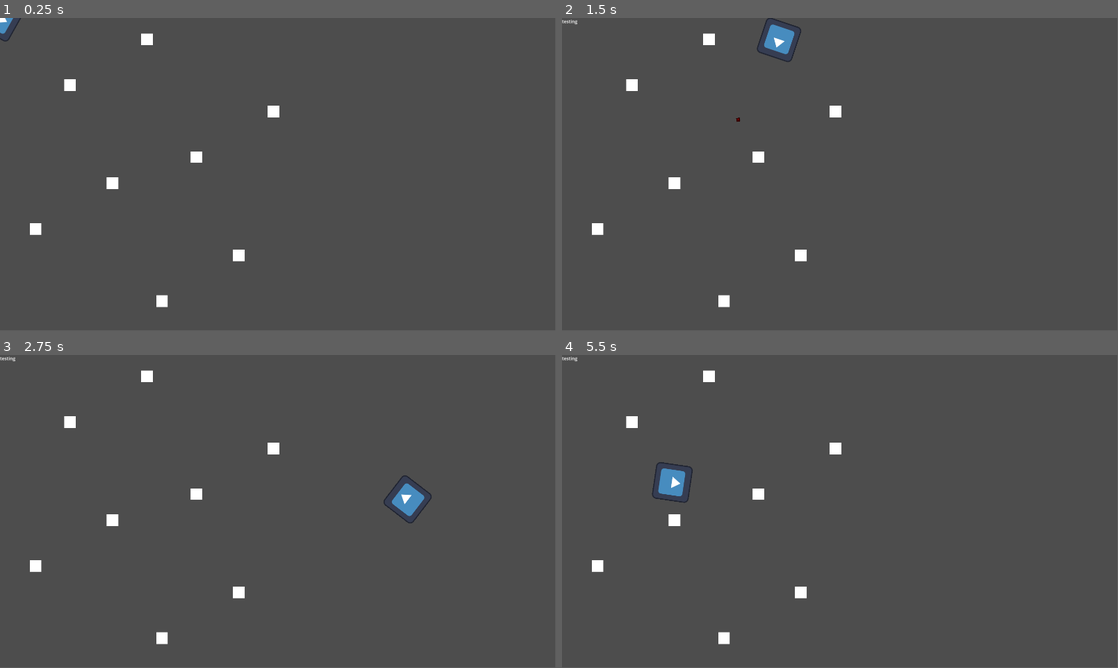
Above: before the commit, frames 1-4 (two rows, left to right).
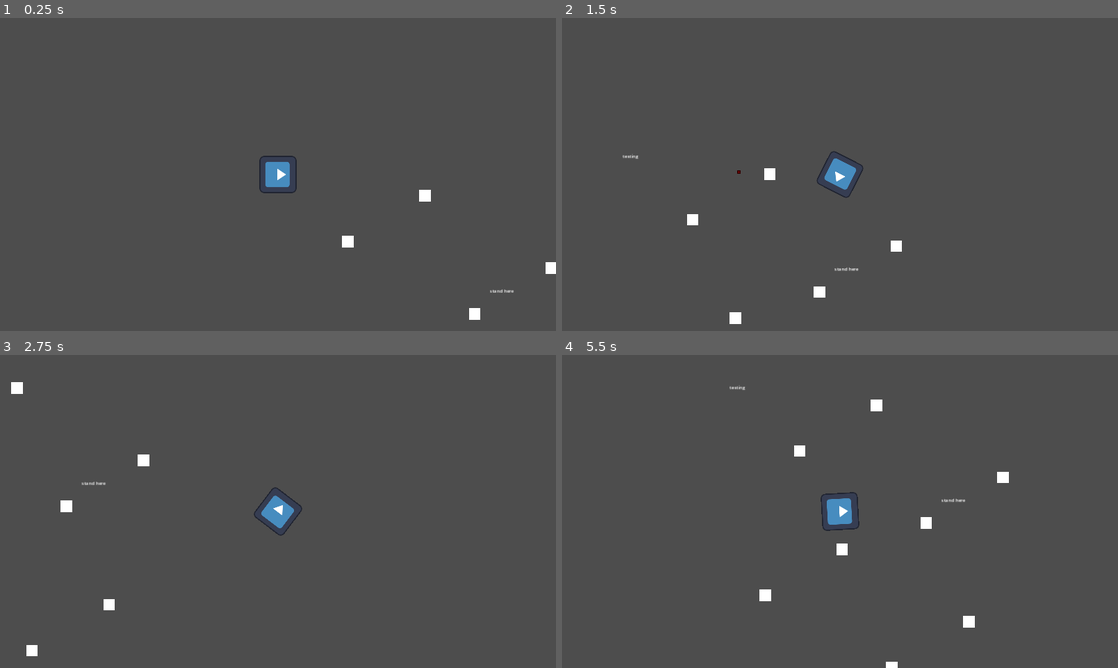
Above: after the commit, the same moments.

Repository: AgainstLightning/scifi_miami
Game: Godot game, scene res://scenes/main.tscn
Same seed, same stepped clock (60 frames per second), same inputs: the game is played once before the commit and once after it. The engine's default icon, where the game draws it, is replaced by a stand-in: a white triangle on a blue panel in a dark square.
Inputs (mouse positions are in pixels of both pictures, inside the frame that each line leads up to):
- Up to frame 1 (0.25 s): no input
- Up to frame 2 (1.5 s): tap Enter at 0.5 s; move the mouse to (962, 158) at 0.52 s; hold F (move_right) 0.53-1.28 s; tap Shift (roll) at 0.6 s; move the mouse to (728, 190) at 1.27 s; hold D (move_down) from 1.28 s (still down); click (728, 190) at 1.35 s
- Up to frame 3 (2.75 s): move the mouse to (333, 442) at 2.02 s; release D (move_down) at 2.03 s; hold F (move_right) from 2.03 s (still down); tap Shift (roll) at 2.1 s
- Up to frame 4 (5.5 s): move the mouse to (812, 574) at 2.77 s; release F (move_right) at 2.78 s; hold E (move_up) 2.78-3.53 s; click (812, 574) at 2.85 s; move the mouse to (1006, 558) at 3.52 s; hold S (move_left) 3.53-5.03 s; tap Shift (roll) at 3.6, 5.1 s; move the mouse to (673, 464) at 4.27 s; click (673, 464) at 4.35 s; move the mouse to (867, 511) at 5.02 s; hold D (move_down) from 5.03 s (still down)
In our replay, the window is 799x449 before the commit and 800x450 after it. These sizes can differ from the game's own. Grey fills any space a smaller window leaves; there, only what the larger window draws over its background counts as a difference.

The runs differ from the first frame. In frame 1, 1.6% of the frame differs, in the area x 0-100%, y 0-97%; in frame 2, 2.0%; in frame 3, 2.0%; in frame 4, 2.2%, in the area x 0-81%, y 0-100%.

Commit message:
add stand here

Diff:
--- a/project/project.godot
+++ b/project/project.godot
@@ -20,6 +20,7 @@
 
 window/size/viewport_width=1920
 window/size/viewport_height=1080
+window/stretch/mode="canvas_items"
 
 [input]
 
@@ -58,7 +59,14 @@
 ]
 }
 
+[layer_names]
+
+2d_physics/layer_1="player"
+2d_physics/layer_2="world"
+
 [rendering]
 
 renderer/rendering_method="gl_compatibility"
 renderer/rendering_method.mobile="gl_compatibility"
+anti_aliasing/quality/msaa_2d=2
+anti_aliasing/quality/screen_space_aa=1
--- a/project/scenes/Player.tscn
+++ b/project/scenes/Player.tscn
@@ -7,6 +7,7 @@
 [sub_resource type="CircleShape2D" id="CircleShape2D_wdfj3"]
 
 [node name="Player" type="CharacterBody2D"]
+collision_mask = 2
 script = ExtResource("1_043lg")
 
 [node name="CollisionShape2D" type="CollisionShape2D" parent="."]
--- a/project/scenes/main.tscn
+++ b/project/scenes/main.tscn
@@ -1,9 +1,12 @@
-[gd_scene load_steps=3 format=3 uid="uid://7jaqcw7o2va7"]
+[gd_scene load_steps=5 format=3 uid="uid://7jaqcw7o2va7"]
 
 [ext_resource type="PackedScene" uid="uid://d3uut1ox1p8jj" path="res://scenes/Player.tscn" id="1_76aya"]
+[ext_resource type="Script" path="res://scripts/StandHere.gd" id="2_dhkhv"]
 
 [sub_resource type="RectangleShape2D" id="RectangleShape2D_8xtd7"]
 size = Vector2(40, 40)
+
+[sub_resource type="CircleShape2D" id="CircleShape2D_2xgd1"]
 
 [node name="Node2D" type="Node2D"]
 
@@ -15,8 +18,11 @@
 
 [node name="Player" parent="." instance=ExtResource("1_76aya")]
 
+[node name="Camera2D2" type="Camera2D" parent="Player"]
+
 [node name="Wall" type="StaticBody2D" parent="."]
 position = Vector2(222, 212)
+collision_layer = 2
 
 [node name="ColorRect" type="ColorRect" parent="Wall"]
 offset_right = 40.0
@@ -29,6 +35,7 @@
 
 [node name="Wall2" type="StaticBody2D" parent="."]
 position = Vector2(488, 54)
+collision_layer = 2
 
 [node name="ColorRect" type="ColorRect" parent="Wall2"]
 offset_right = 40.0
@@ -41,6 +48,7 @@
 
 [node name="Wall3" type="StaticBody2D" parent="."]
 position = Vector2(659, 461)
+collision_layer = 2
 
 [node name="ColorRect" type="ColorRect" parent="Wall3"]
 offset_right = 40.0
@@ -53,6 +61,7 @@
 
 [node name="Wall4" type="StaticBody2D" parent="."]
 position = Vector2(925, 303)
+collision_layer = 2
 
 [node name="ColorRect" type="ColorRect" parent="Wall4"]
 offset_right = 40.0
@@ -65,6 +74,7 @@
 
 [node name="Wall5" type="StaticBody2D" parent="."]
 position = Vector2(103, 710)
+collision_layer = 2
 
 [node name="ColorRect" type="ColorRect" parent="Wall5"]
 offset_right = 40.0
@@ -77,6 +87,7 @@
 
 [node name="Wall6" type="StaticBody2D" parent="."]
 position = Vector2(369, 552)
+collision_layer = 2
 
 [node name="ColorRect" type="ColorRect" parent="Wall6"]
 offset_right = 40.0
@@ -89,6 +100,7 @@
 
 [node name="Wall7" type="StaticBody2D" parent="."]
 position = Vector2(540, 959)
+collision_layer = 2
 
 [node name="ColorRect" type="ColorRect" parent="Wall7"]
 offset_right = 40.0
@@ -101,6 +113,7 @@
 
 [node name="Wall8" type="StaticBody2D" parent="."]
 position = Vector2(806, 801)
+collision_layer = 2
 
 [node name="ColorRect" type="ColorRect" parent="Wall8"]
 offset_right = 40.0
@@ -110,3 +123,35 @@
 [node name="CollisionShape2D" type="CollisionShape2D" parent="Wall8"]
 position = Vector2(20, 20)
 shape = SubResource("RectangleShape2D_8xtd7")
+
+[node name="Stand here" type="Area2D" parent="."]
+position = Vector2(769, 402)
+collision_layer = 0
+script = ExtResource("2_dhkhv")
+
+[node name="Text" type="RichTextLabel" parent="Stand here"]
+offset_left = -38.0
+offset_top = -13.0
+offset_right = 105.0
+offset_bottom = 27.0
+text = "stand here"
+metadata/_edit_use_anchors_ = true
+
+[node name="CollisionShape2D" type="CollisionShape2D" parent="Stand here"]
+scale = Vector2(3, 3)
+shape = SubResource("CircleShape2D_2xgd1")
+
+[node name="Greeting" type="RichTextLabel" parent="Stand here"]
+visible = false
+offset_left = -26.0
+offset_top = -115.0
+offset_right = 14.0
+offset_bottom = -75.0
+scale = Vector2(3, 3)
+text = "oh hi"
+
+[node name="LevelManager" type="Node2D" parent="."]
+
+[connection signal="area_entered" from="Stand here" to="Stand here" method="_on_area_entered"]
+[connection signal="body_entered" from="Stand here" to="Stand here" method="_on_body_entered"]
+[connection signal="body_exited" from="Stand here" to="Stand here" method="_on_body_exited"]
--- /dev/null
+++ b/project/scripts/StandHere.gd
@@ -0,0 +1,7 @@
+extends Node
+
+func _on_body_entered(body):
+	$Greeting.visible = true
+
+func _on_body_exited(body):
+	$Greeting.visible = false
